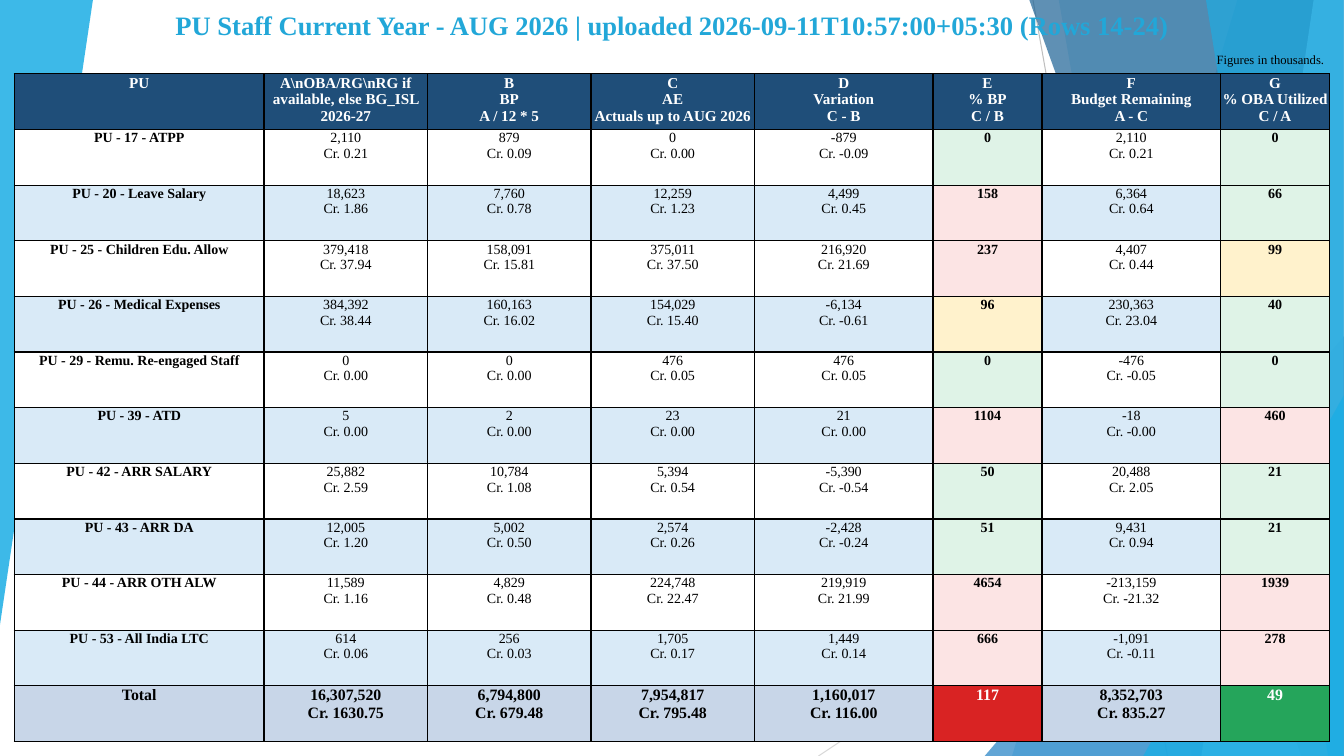
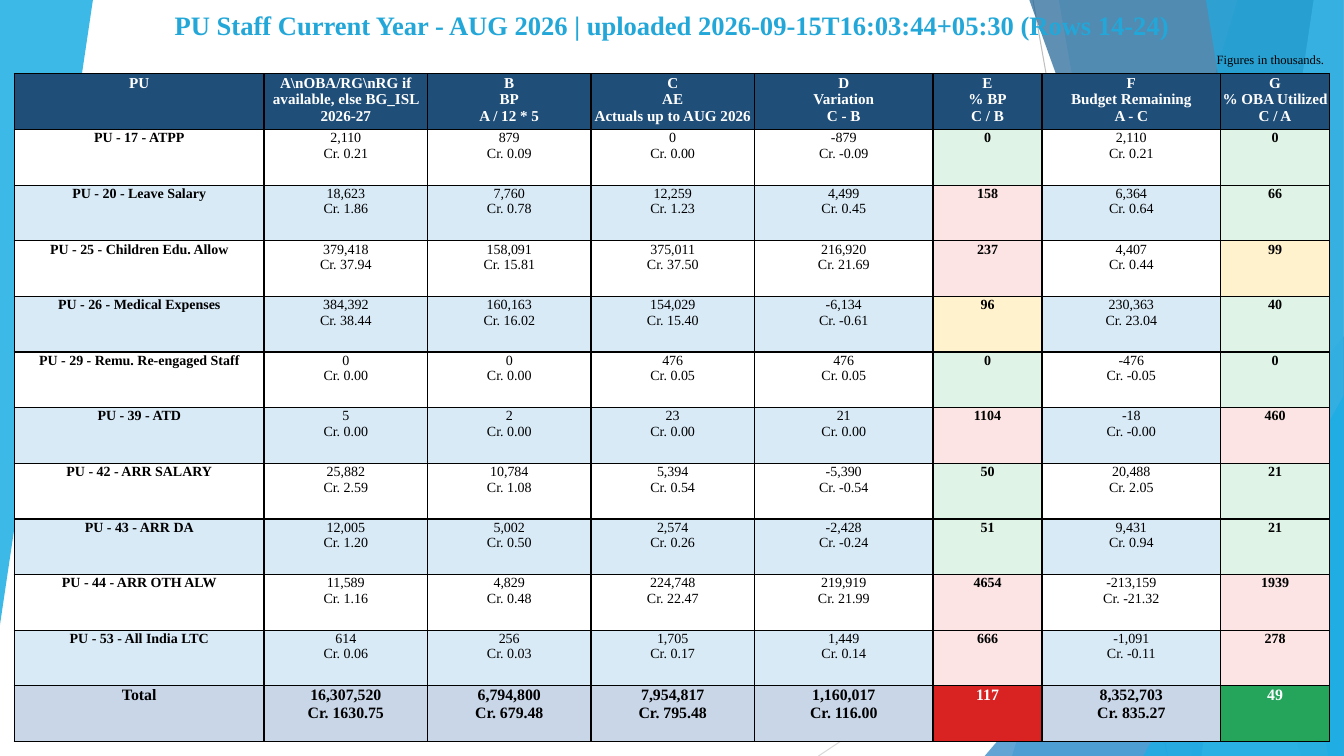
Before and after one commit to girishtiwari007/MB-BUDGET, a slide deck: slide 4 of exports/Moradabad_Division_Current_Year_Budget_Analysis.pptx. Drawn at 1344x756 pixels with LibreOffice and Linux fonts; fonts in the diff are those of the drawing. Boxes give left, top, right and bottom in pixels: in the first picture for what was removed or moved away, otherwise in the second. Text is boxed around its words. In the diff, an @@ line names an element or a change of style, - is before the commit and + after.

```diff
--- a/exports/Moradabad_Division_Current_Year_Budget_Analysis.pptx
+++ b/exports/Moradabad_Division_Current_Year_Budget_Analysis.pptx
@@ text at bbox=[175, 14, 1092, 41]: text changed @@
-PU Staff Current Year - AUG 2026 | uploaded 2026-09-11T10:57:00+05:30 (Rows 14-24)
+PU Staff Current Year - AUG 2026 | uploaded 2026-09-15T16:03:44+05:30 (Rows 14-24)
```
Also in this commit, not shown: 11 other slides changed, 39 other files.
